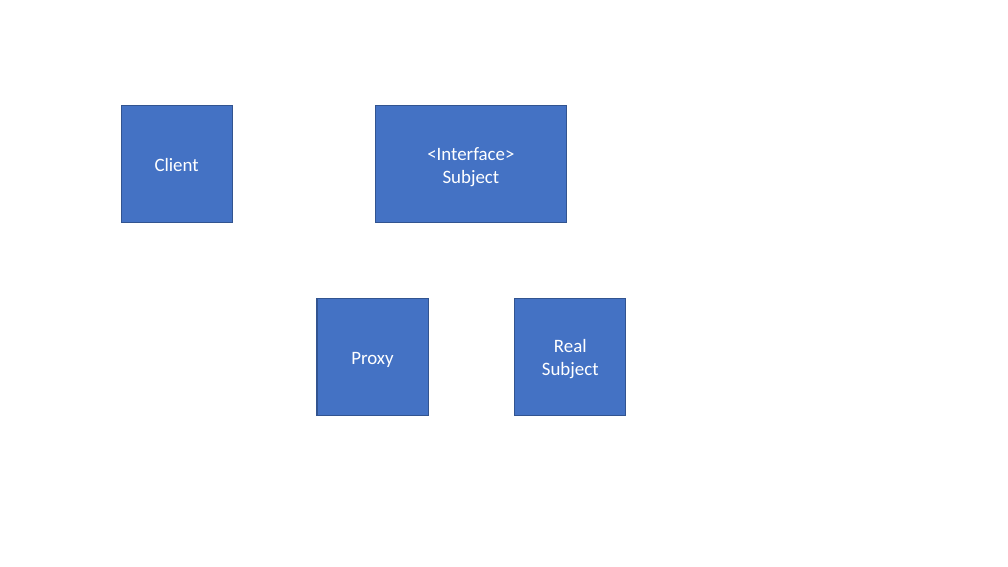
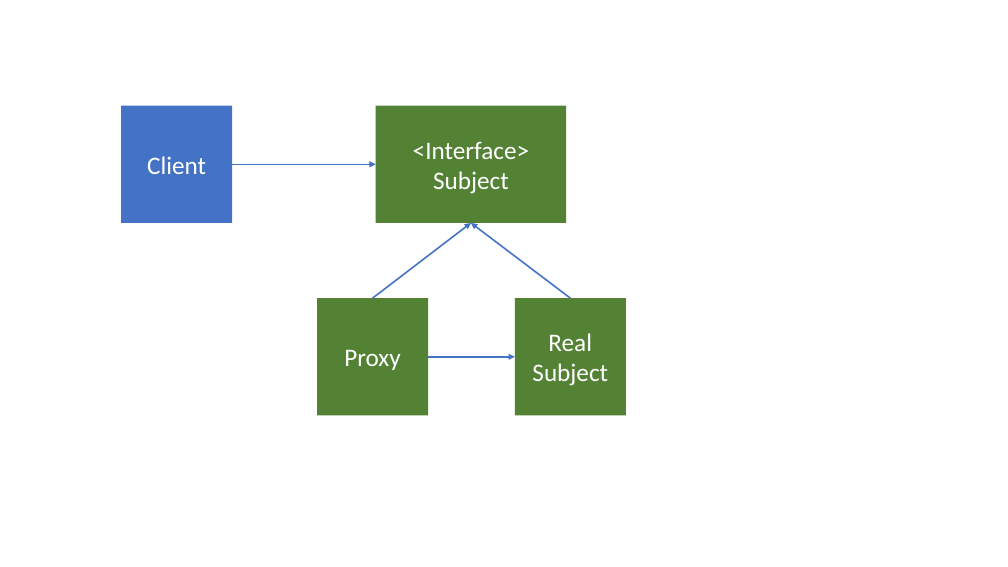
Before and after one commit to osj3474/Spring-Note, a slide deck: slide 7 of 02-스프링 프레임워크 핵심 기술/assets/image.pptx. Drawn at 1008x567 pixels with LibreOffice and Linux fonts; fonts in the diff are those of the drawing. Boxes give left, top, right and bottom in pixels: in the first picture for what was removed or moved away, otherwise in the second. Text is boxed around its words. In the diff, an @@ line names an element or a change of style, - is before the commit and + after.

```diff
--- a/02-스프링 프레임워크 핵심 기술/assets/image.pptx
+++ b/02-스프링 프레임워크 핵심 기술/assets/image.pptx
@@ rectangle "Client" at box(121, 106, 232, 223): size 18 to 24 pt; outline #325491 1 pt to none @@
@@ arrow added from (232, 164) to (376, 164), #4472C4 1.5 pt @@
@@ arrow added from (373, 298) to (471, 223), #4472C4 1.5 pt @@
@@ arrow added from (570, 298) to (471, 223), #4472C4 1.5 pt @@
@@ size 18 to 24 pt; fill #4472C4 to #548235; outline #325491 1 pt to none in 3 elements at box(376, 106, 566, 223), box(515, 298, 626, 415), box(317, 298, 428, 415) @@
@@ arrow added from (428, 357) to (515, 357), #4472C4 1.5 pt @@
```
Also in this commit, not shown: 8 other files.
